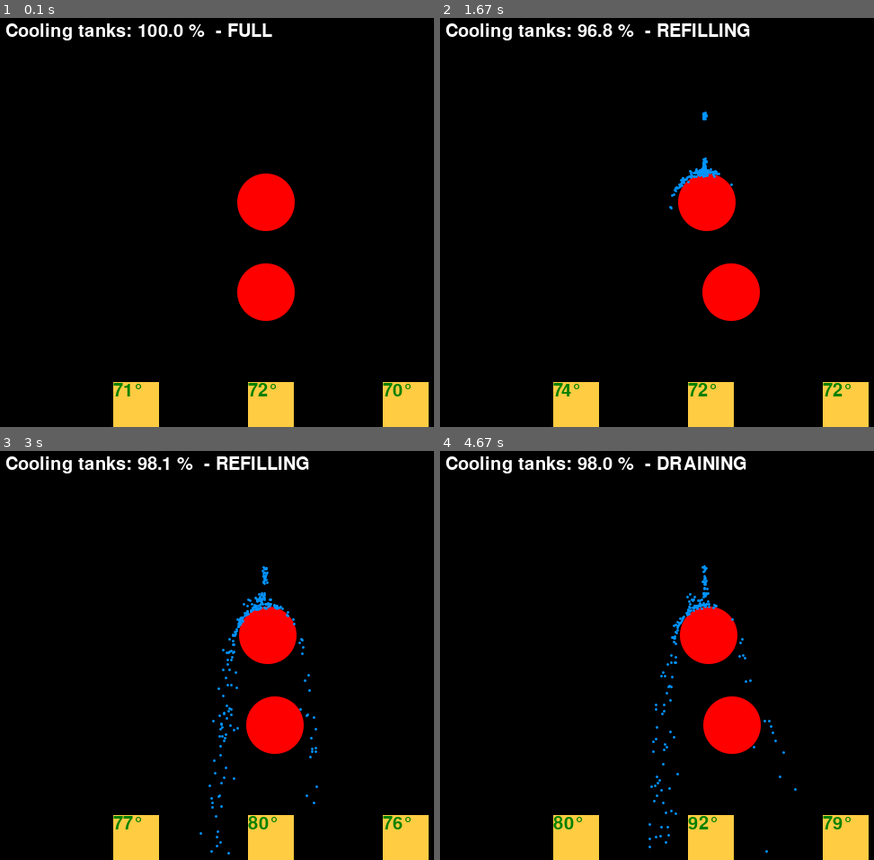
Above: before the commit, frames 1-4 (two rows, left to right).
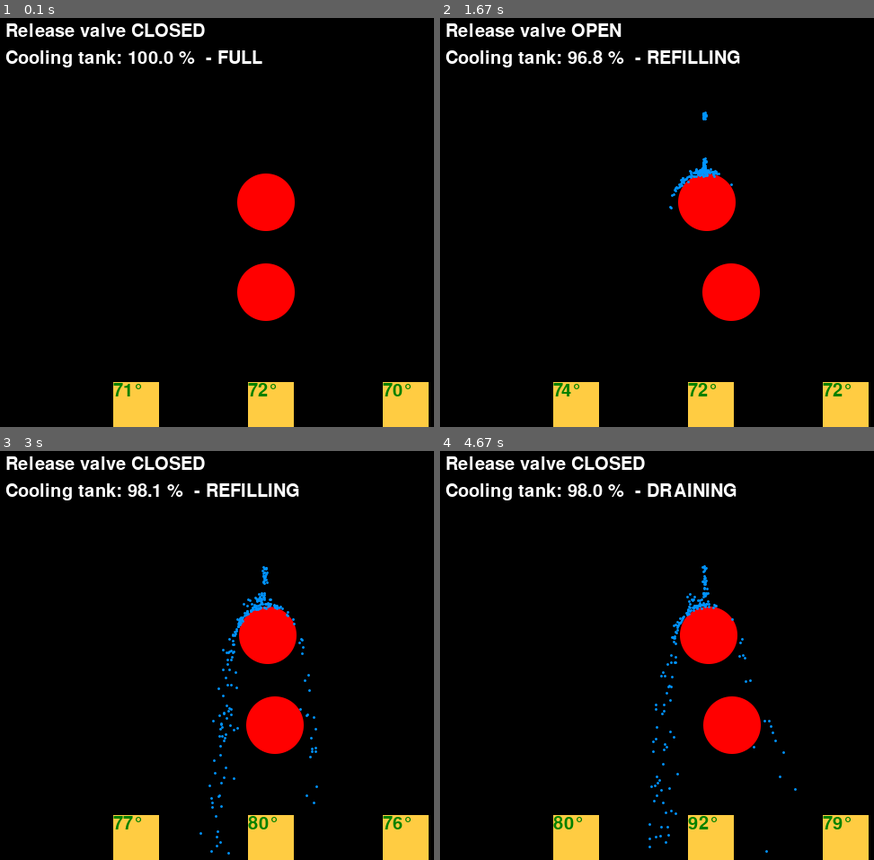
Above: after the commit, the same moments.

Repository: rkibria/Pygame-Community-Easter-Jam-2023
Game: pygame game, started from main.py
The game is run twice, just before and just after one commit, with the same random seed, the same clock (stepped at 60 frames per second) and the same inputs.
Inputs:
- Up to frame 1 (0.1 s): no input
- Up to frame 2 (1.67 s): tap Space at 0.33, 0.73, 1.03, 1.23, 1.53 s; hold D 0.67-1.13 s; tap E at 0.82 s; hold D 1.17-1.63 s
- Up to frame 3 (3 s): hold A 1.67-2.2 s; tap Space at 1.73, 2.03, 2.3, 2.6, 2.73 s; hold A 2.23-2.63 s; tap E at 2.38 s; hold D from 2.67 s (still down)
- Up to frame 4 (4.67 s): tap Space at 3.03, 3.4, 3.7, 3.9, 4.2, 4.4 s; release D at 3.3 s; hold A 3.33-3.8 s; hold D 3.83-4.3 s; tap E at 3.98 s; hold D from 4.33 s (still down)

The runs differ from the first frame. In frame 1, 1.9% of the frame differs, in the area x 1-63%, y 1-13%; in frame 2, 2.3%; in frame 3, 2.4%; in frame 4, 2.4%, in the area x 1-71%, y 1-13%.

Commit message:
text and valve

Diff:
--- a/main.py
+++ b/main.py
@@ -1,6 +1,29 @@
 """
 Pygame-Community-Easter-Jam-2023 entry
 https://itch.io/jam/pg-community-easter-jam-2023
+
+
+Title text
+
+Oh no, reactor control has been sabotaged!
+The only solution is to manually control the
+cooling tank release valve and position
+the flow control blocks to direct the liquid
+onto the rapidly heating generators!
+
+Be sure to keep the temperature below the
+meltdown limit of 500 degrees! And watch out
+for the main generator in the middle,
+it's got a much higher output than the
+two auxiliaries!
+
+Best of luck, engineer! We are all counting on you!
+
+CONTROLS
+Q,E: move upper control block
+A,D: move lower control block
+SPACE: open and close release valve
+
 """
 
 # import asyncio # PYGBAG
@@ -113,6 +136,9 @@
             scr_pos = (int(pos.x - img.get_width() / 2), SCR_HEIGHT - int(pos.y + img.get_height() / 2))
             surface.blit(img, scr_pos)
     # print(n)
+
+def set_valve_text(game_state):
+    game_state["valve_text"] = game_state["font"].render(f"Release valve {'CLOSED' if game_state['flow_rate'] == 0 else 'OPEN'}", True, (255,255,255))
 
 def init_game():
     target_img = pg.image.load("assets/target_1.png").convert_alpha()
@@ -146,6 +172,8 @@
         "target_x_range": (190, 450),
     }
 
+    set_valve_text(game_state)
+
     total_particles = 500
     particles = game_state["particles"]
     for _ in range(total_particles):
@@ -194,7 +222,6 @@
 def draw_targets(surface, game_state, frame):
     font = game_state["font"]
     if not "reservoir_text" in game_state or frame == 10:
-
         if game_state['flow_rate'] == 0:
             if game_state['reservoir'] == game_state['max_reservoir']:
                 tank_status = " - FULL"
@@ -206,8 +233,9 @@
             else:
                 tank_status = " - DRAINING"
         tank_percent = f"{round(game_state['reservoir'] / game_state['max_reservoir'] * 100.0, 1)} %"
-        game_state["reservoir_text"] = font.render(f"Cooling tanks: {tank_percent} {tank_status}", True, (255,255,255))
-    surface.blit(game_state["reservoir_text"], (30, 30))
+        game_state["reservoir_text"] = font.render(f"Cooling tank: {tank_percent} {tank_status}", True, (255,255,255))
+    surface.blit(game_state["valve_text"], (30, 30))
+    surface.blit(game_state["reservoir_text"], (30, 60))
 
     for target in game_state["targets"]:
         rect = target["rect"]
@@ -268,6 +296,7 @@
         controls["dir_2"] = 1
     elif key == pg.K_SPACE:
         game_state["flow_rate"] = game_state["max_flow_rate"] if game_state["flow_rate"] == 0 else 0.0
+        set_valve_text(game_state)
 
 def on_key_up(game_state, key):
     controls = game_state["controls"]
